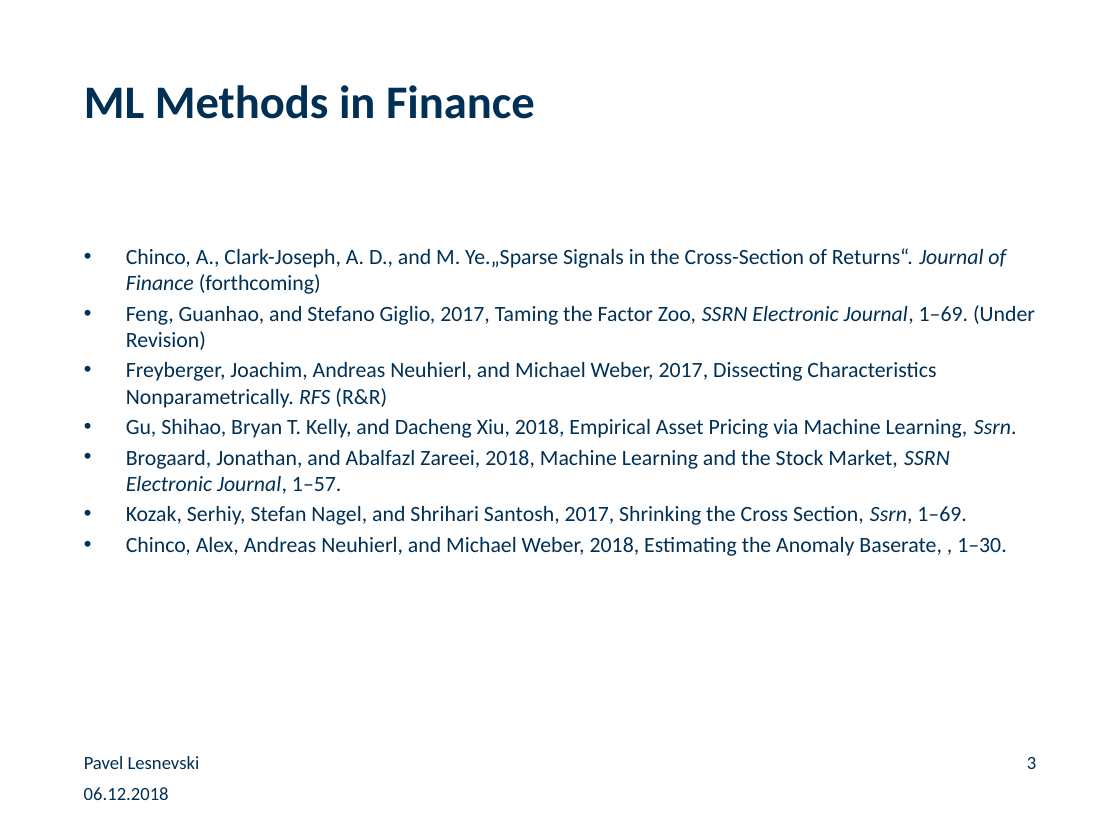
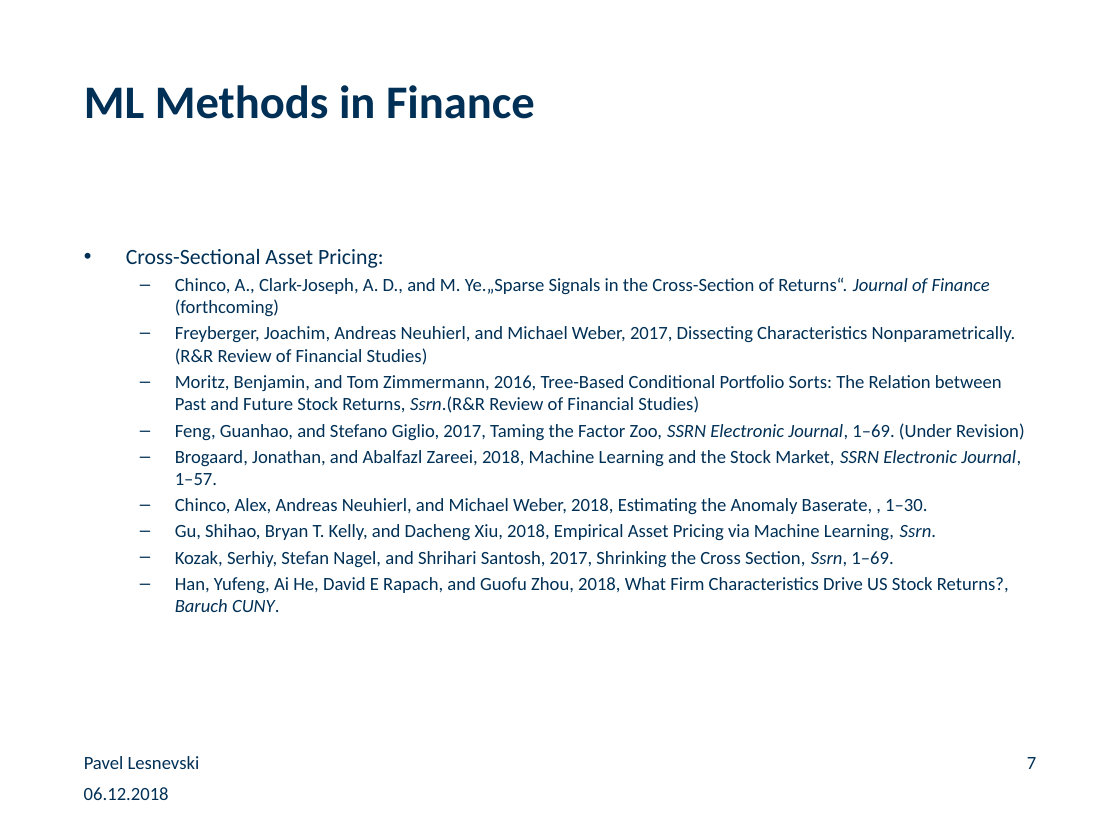
Before and after one commit to paveles/Machine_Learning_and_Equity_Index_Returns, a slide deck: slide 7 of _presentation/MachineLearning_StockMarketReturns.pptx (slide 3 before the commit). Drawn at 1120x840 pixels with LibreOffice and Linux fonts; fonts in the diff are those of the drawing; background and template pictures are left out. Boxes give left, top, right and bottom in pixels: in the first picture for what was removed or moved away, otherwise in the second. Text is boxed around its words. In the diff, an @@ line names an element or a change of style, - is before the commit and + after.

```diff
--- a/_presentation/MachineLearning_StockMarketReturns.pptx
+++ b/_presentation/MachineLearning_StockMarketReturns.pptx
@@ text at (x1=126, y1=249, x2=384, y2=268): paragraph added @@
+• Cross-Sectional Asset Pricing:
@@ text at (x1=175, y1=277, x2=1024, y2=568): size 14 to 12 pt in "Chinco, A., Clark-Joseph, A. D., and M. ...", "Feng, Guanhao, and Stefano Giglio, 2017, Taming ...", "Gu, Shihao, Bryan T. Kelly, and Dacheng ...", "Kozak, Serhiy, Stefan Nagel, and Shrihari Santosh, ..."; bullet • to –; list level 1 to 2 in "Chinco, A., Clark-Joseph, A. D., ..."; list level 1 to 2 in "Feng, Guanhao, and Stefano Giglio, ..."; list level 1 to 2 in "Gu, Shihao, Bryan T. Kelly, ..."; list level 1 to 2 in "Kozak, Serhiy, Stefan Nagel, and ..." @@
@@ text at (x1=175, y1=326, x2=1016, y2=413): paragraphs added @@
+  – Freyberger, Joachim, Andreas Neuhierl, and Michael Weber, 2017, Dissecting Characteristics Nonparametrically. (R&R Review of Financial Studies)
+  – Moritz, Benjamin, and Tom Zimmermann, 2016, Tree-Based Conditional Portfolio Sorts: The Relation between Past and Future Stock Returns, Ssrn.(R&R Review of Financial Studies)
@@ text at (x1=126, y1=450, x2=950, y2=494): paragraph removed @@
-• Brogaard, Jonathan, and Abalfazl Zareei, 2018, Machine Learning and the Stock Market, SSRN Electronic Journal, 1–57.
@@ text at (x1=175, y1=450, x2=1021, y2=515): text changed; size 14 to 12 pt @@
-• Freyberger, Joachim, Andreas Neuhierl, and Michael Weber, 2017, Dissecting Characteristics Nonparametrically. RFS (R&R)
+  – Brogaard, Jonathan, and Abalfazl Zareei, 2018, Machine Learning and the Stock Market, SSRN Electronic Journal, 1–57.
+  – Chinco, Alex, Andreas Neuhierl, and Michael Weber, 2018, Estimating the Anomaly Baserate, , 1–30.
@@ text at (x1=175, y1=577, x2=1009, y2=612): text changed; size 14 to 12 pt @@
-• Chinco, Alex, Andreas Neuhierl, and Michael Weber, 2018, Estimating the Anomaly Baserate, , 1–30.
+  – Han, Yufeng, Ai He, David E Rapach, and Guofu Zhou, 2018, What Firm Characteristics Drive US Stock Returns?, Baruch CUNY.
@@ page number at (x1=1027, y1=757, x2=1036, y2=769): text changed @@
-3
+7
```
Also in this commit, not shown: 7 other slides changed, 12 slides added, 4 slides removed, 3 other files.
